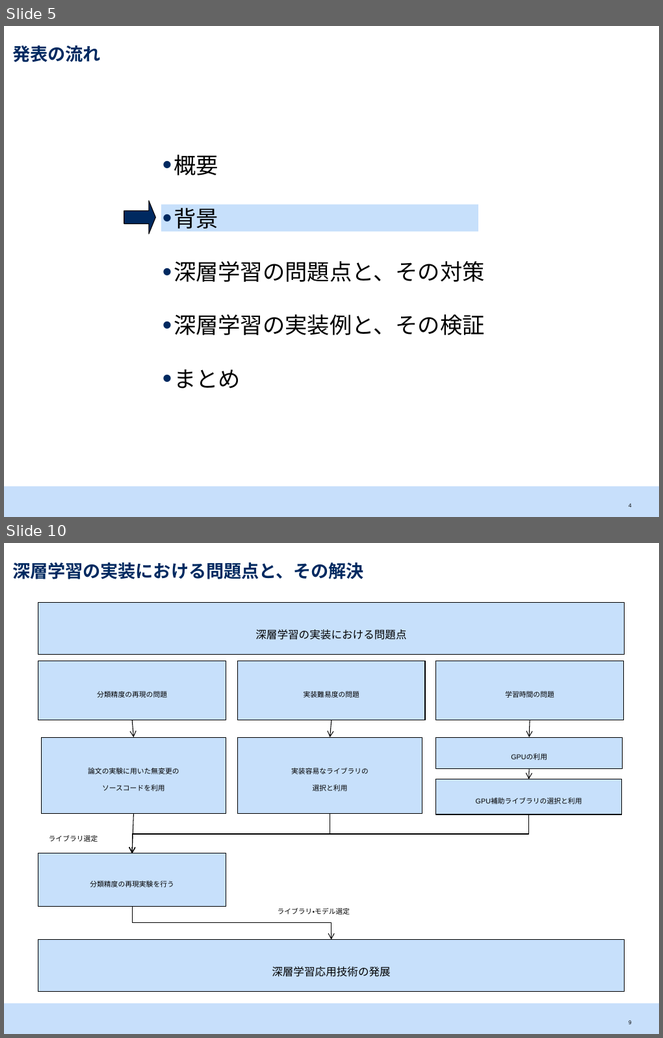
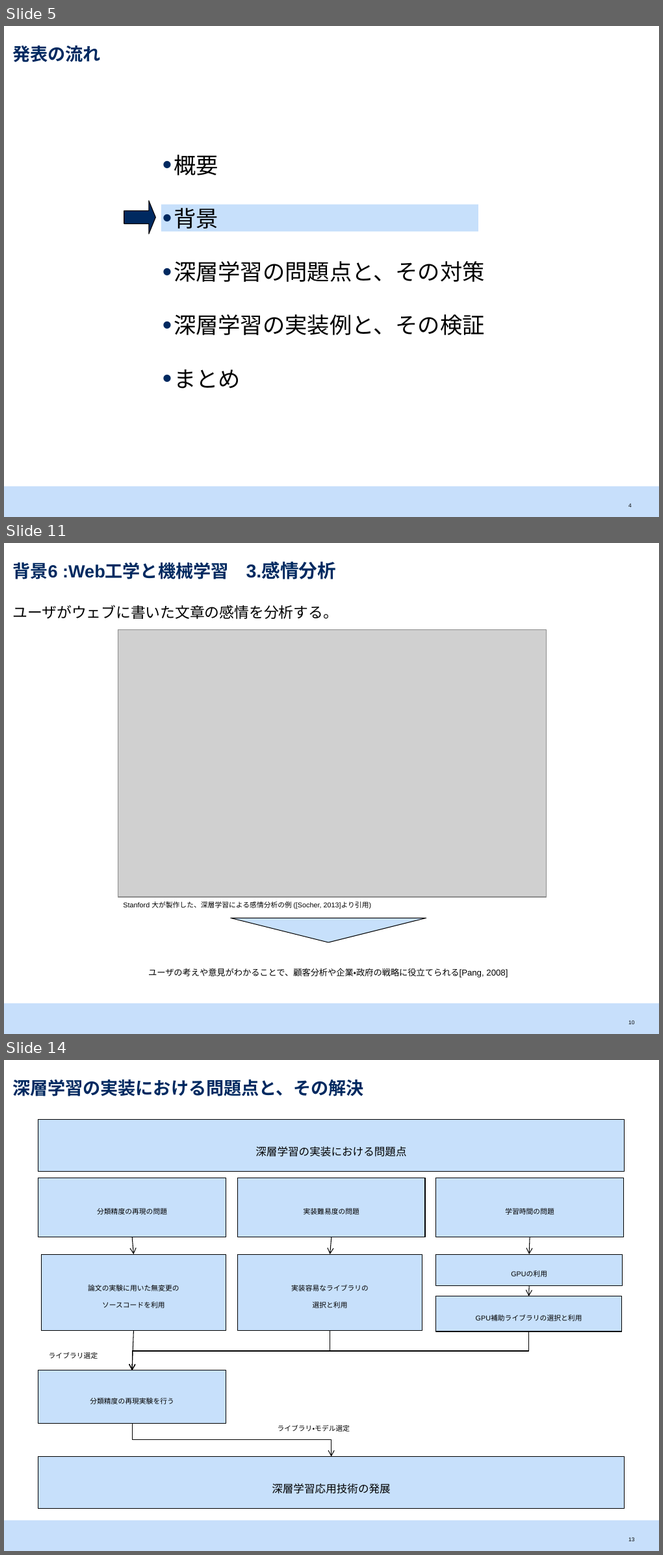
Before and after one commit to srtk/sotsuron, a slide deck: doc/sotsuron_defense/bd.pptx. Shown one above the other, each under a label of ours: slides 5 and 10 before the commit, slides 5, 11 and 14 after it; the slides between them are not shown. The pictures are 663x1038 and 663x1555 pixels, drawn with LibreOffice and Linux fonts; fonts in the diff are those of the drawing; grey boxes stand for pictures. Boxes give left, top, right and bottom in pixels: in the first picture for what was removed or moved away, otherwise in the second. Text is boxed around its words. In the diff, an @@ line names an element or a change of style, - is before the commit and + after.

```diff
--- a/doc/sotsuron_defense/bd.pptx
+++ b/doc/sotsuron_defense/bd.pptx
@@ slide 11 added at (4,543,659,1034), background #FFFFFF; not listed: 1 template element that a slide beside it also shows @@
@@ title added at (12,563,336,579), 19 pt, text #002960, bold @@
+背景6 :Web工学と機械学習 3.感情分析
@@ text added at (12,605,338,619), 16 pt, text #000000 @@
+ユーザがウェブに書いた文章の感情を分析する。
@@ picture added at (118,630,546,897) @@
@@ text added at (123,902,372,910), 13 pt, text #000000 @@
+Stanford 大が製作した、深層学習による感情分析の例 ([Socher, 2013]より引用)
@@ flow chart merge added at (231,918,426,943), fill #C7E0FB, outline #000000 0.75 pt @@
@@ text added at (148,969,508,978), 16 pt, text #000000 @@
+ユーザの考えや意見がわかることで、顧客分析や企業・政府の戦略に役立てられる[Pang, 2008]
@@ page number added at (629,1021,634,1025), 10 pt, text #000000 @@
+10
@@ what was slide 10 is now slide 14 @@
@@ page number at (629,1538,634,1542): text changed @@
-9
+13
```
Also in this commit, not shown: 5 slides changed, 12 other slides added, 6 other files.
